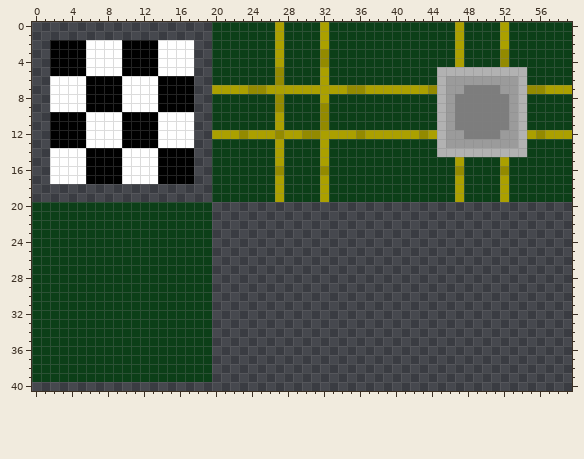
Pixel-art sprite: tilesets/tiles_motherboard/output_tileset.png. The picture above was drawn from the file before the commit.
The file is 60x60 pixels. Shown: x 0..59, y 0..40.
New version:
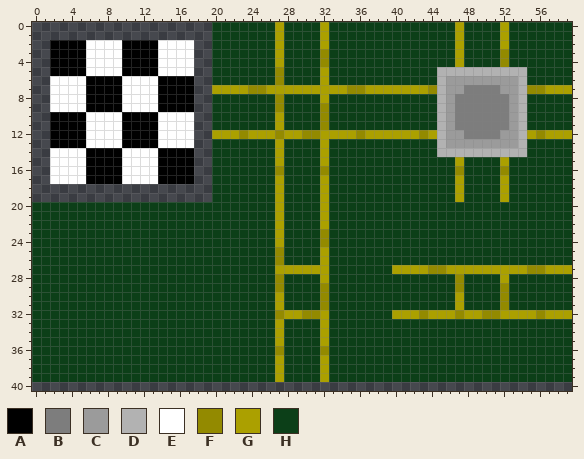
Palette (. is transparent): A #000000  B #7d7d7d  C #9b9b9b  D #b2b2b2  E #ffffff  F #938a00  G #aba000  H #0c3f18
Changes in this commit:
{"y":20,"x":20,"old":"........................................","new":"HHHHHHHGHHHHGHHHHHHHHHHHHHHHHHHHHHHHHHHH"}
{"y":21,"x":20,"old":"........................................","new":"HHHHHHHGHHHHGHHHHHHHHHHHHHHHHHHHHHHHHHHH"}
{"y":22,"x":20,"old":"........................................","new":"HHHHHHHGHHHHGHHHHHHHHHHHHHHHHHHHHHHHHHHH"}
{"y":23,"x":20,"old":"........................................","new":"HHHHHHHGHHHHFHHHHHHHHHHHHHHHHHHHHHHHHHHH"}
{"y":24,"x":20,"old":"........................................","new":"HHHHHHHGHHHHFHHHHHHHHHHHHHHHHHHHHHHHHHHH"}
{"y":25,"x":20,"old":"........................................","new":"HHHHHHHFHHHHGHHHHHHHHHHHHHHHHHHHHHHHHHHH"}
{"y":26,"x":20,"old":"........................................","new":"HHHHHHHFHHHHGHHHHHHHHHHHHHHHHHHHHHHHHHHH"}
{"y":27,"x":20,"old":"........................................","new":"HHHHHHHGGGGGGHHHHHHHGGGGFFGGGGGGGGGFFGGG"}
{"y":28,"x":20,"old":"........................................","new":"HHHHHHHFHHHHGHHHHHHHHHHHHHHFHHHHGHHHHHHH"}
{"y":29,"x":20,"old":"........................................","new":"HHHHHHHFHHHHFHHHHHHHHHHHHHHFHHHHFHHHHHHH"}
{"y":30,"x":20,"old":"........................................","new":"HHHHHHHGHHHHFHHHHHHHHHHHHHHGHHHHFHHHHHHH"}
{"y":31,"x":20,"old":"........................................","new":"HHHHHHHGHHHHFHHHHHHHHHHHHHHGHHHHFHHHHHHH"}
{"y":32,"x":20,"old":"........................................","new":"HHHHHHHFGGFFGHHHHHHHGGGFGGGFGGFFGGGGFGGG"}
{"y":33,"x":20,"old":"........................................","new":"HHHHHHHGHHHHGHHHHHHHHHHHHHHHHHHHHHHHHHHH"}
{"y":34,"x":20,"old":"........................................","new":"HHHHHHHGHHHHGHHHHHHHHHHHHHHHHHHHHHHHHHHH"}
{"y":35,"x":20,"old":"........................................","new":"HHHHHHHGHHHHGHHHHHHHHHHHHHHHHHHHHHHHHHHH"}
{"y":36,"x":20,"old":"........................................","new":"HHHHHHHFHHHHFHHHHHHHHHHHHHHHHHHHHHHHHHHH"}
{"y":37,"x":20,"old":"........................................","new":"HHHHHHHGHHHHGHHHHHHHHHHHHHHHHHHHHHHHHHHH"}
{"y":38,"x":20,"old":"........................................","new":"HHHHHHHGHHHHGHHHHHHHHHHHHHHHHHHHHHHHHHHH"}
{"y":39,"x":20,"old":"........................................","new":"HHHHHHHGHHHHGHHHHHHHHHHHHHHHHHHHHHHHHHHH"}
